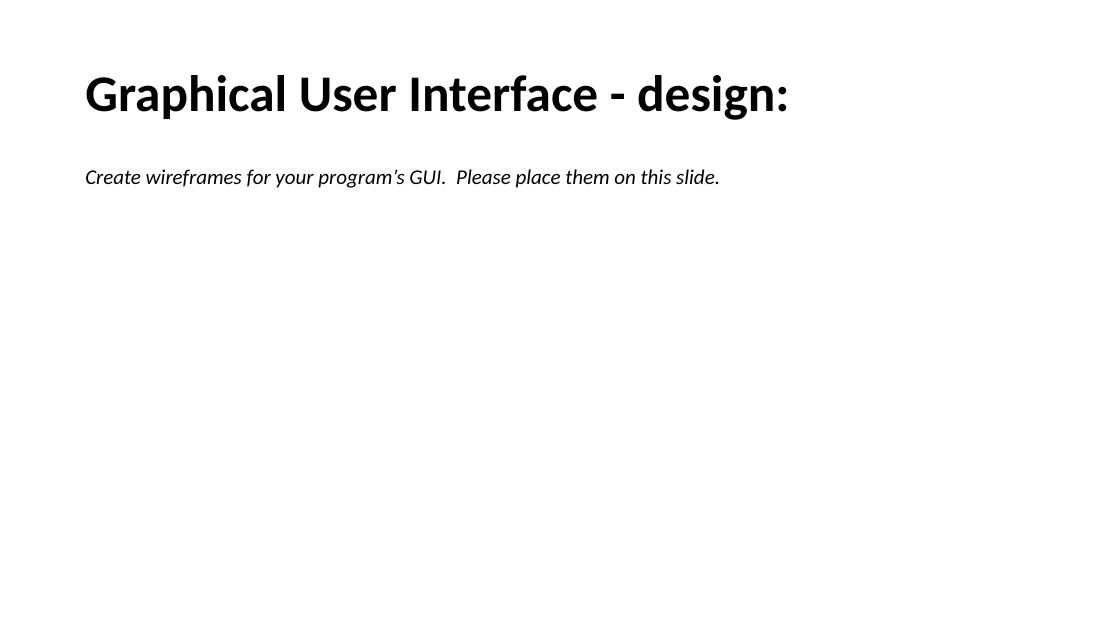
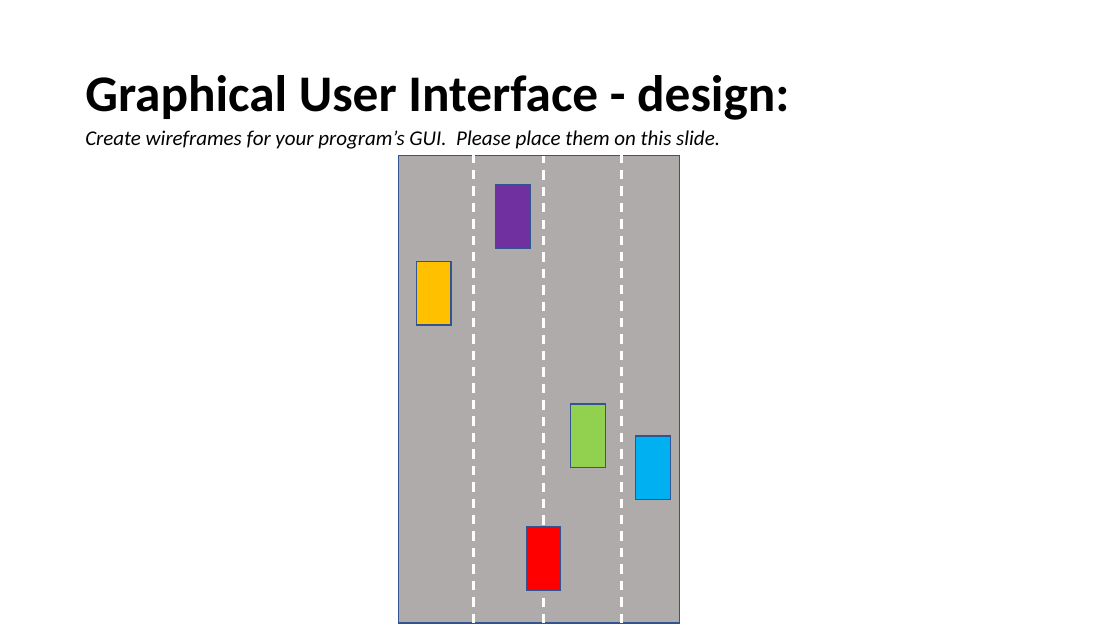
Before and after one commit to SmitieC/Assessment, a slide deck: slide 7 of 3.7 and 3.8 Documentation Template (1).pptx. Drawn at 1120x630 pixels with LibreOffice and Linux fonts; fonts in the diff are those of the drawing. Boxes give left, top, right and bottom in pixels: in the first picture for what was removed or moved away, otherwise in the second. Text is boxed around its words. In the diff, an @@ line names an element or a change of style, - is before the commit and + after.

```diff
--- a/3.7 and 3.8 Documentation Template (1).pptx
+++ b/3.7 and 3.8 Documentation Template (1).pptx
@@ text "Create wireframes for your program’s ...": place and size @@
-text "Create wireframes for your program’s ..." at [85, 169, 720, 188]
+text "Create wireframes for your program’s ..." at [85, 130, 720, 149]
@@ group added at [399, 155, 680, 623]: 6 rectangles, 3 lines @@
```
Also in this commit, not shown: 9 other slides changed, 23 slides added, 8 other files.
